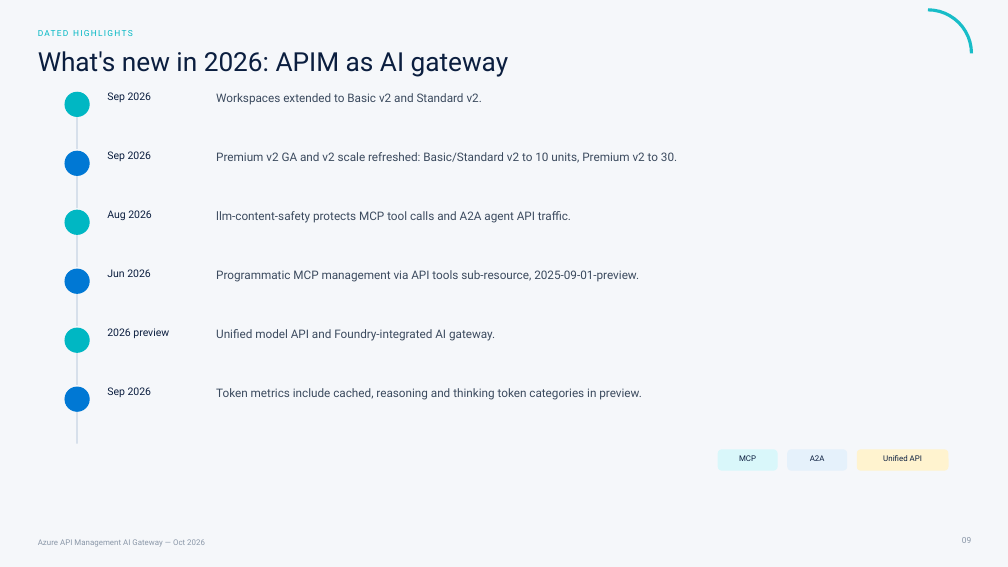
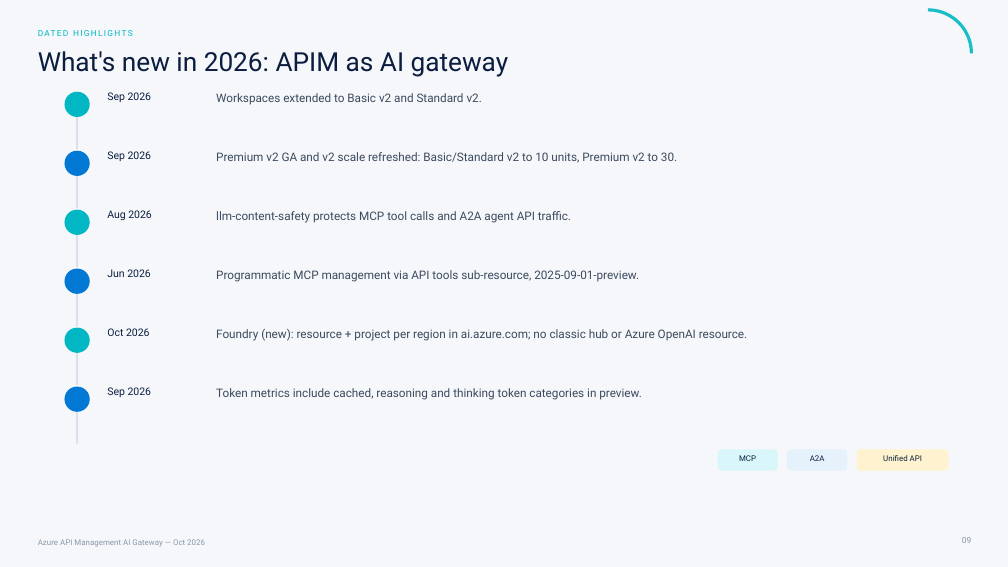
Before and after one commit to frkim/apim-demo, a slide deck: slide 9 of docs/presentations/apim-ai-gateway-session.pptx. Drawn at 1008x567 pixels with LibreOffice and Linux fonts; fonts in the diff are those of the drawing. Boxes give left, top, right and bottom in pixels: in the first picture for what was removed or moved away, otherwise in the second. Text is boxed around its words. In the diff, an @@ line names an element or a change of style, - is before the commit and + after.

```diff
--- a/docs/presentations/apim-ai-gateway-session.pptx
+++ b/docs/presentations/apim-ai-gateway-session.pptx
@@ text at bbox=[107, 328, 150, 336]: text changed @@
-2026 preview
+Oct 2026
@@ text at bbox=[216, 329, 748, 341]: text changed @@
-Unified model API and Foundry-integrated AI gateway.
+Foundry (new): resource + project per region in ai.azure.com; no classic hub or Azure OpenAI resource.
```
Also in this commit, not shown: 11 other slides changed, 32 other files.
